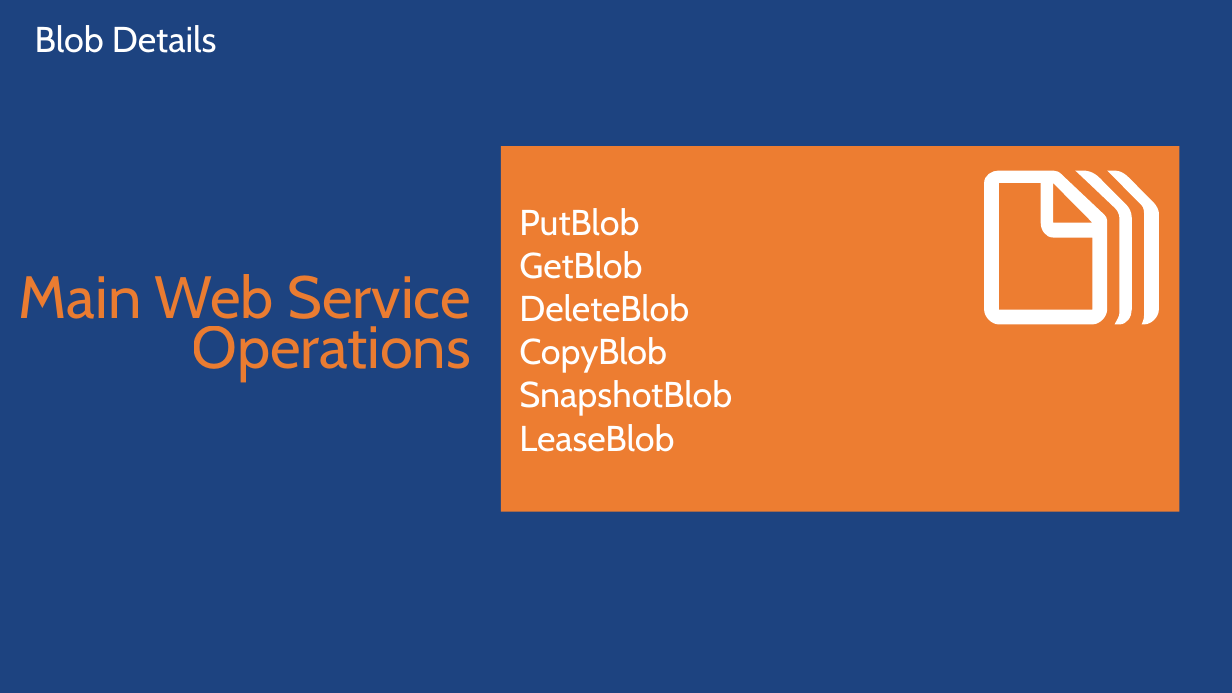
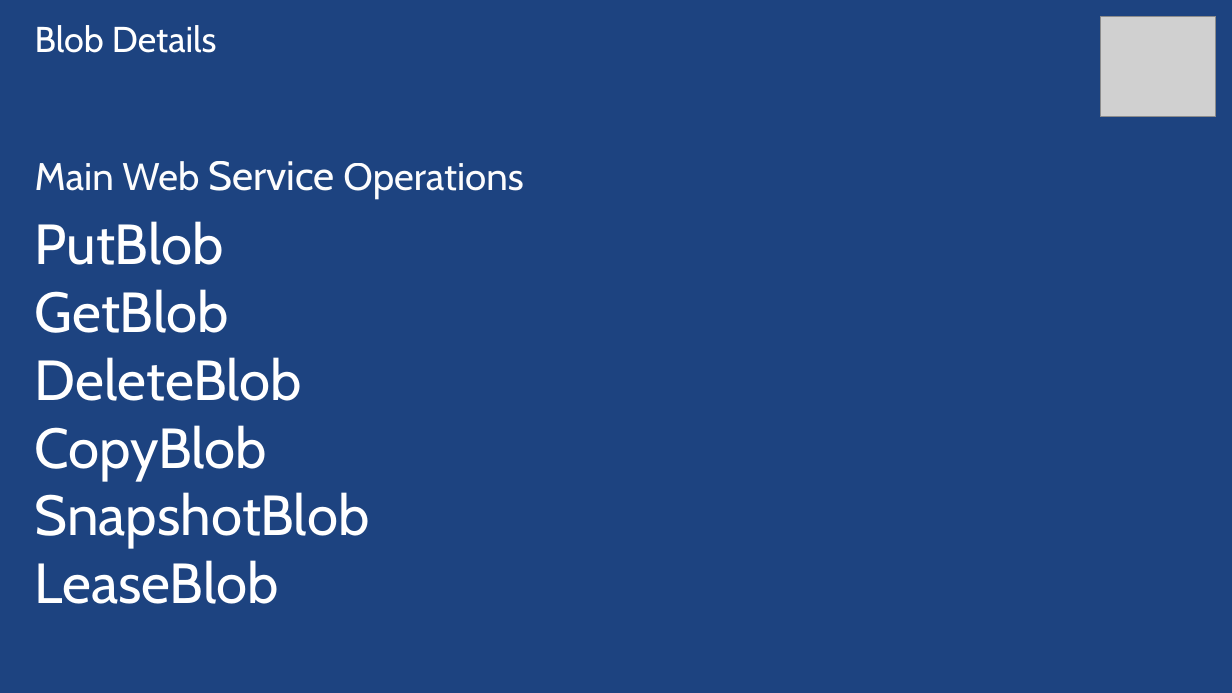
Before and after one commit to sack212/BasicAzureCamp, a slide deck: slide 5 of Data-Storage/Data-Storage.pptx (slide 24 before the commit). Drawn at 1232x693 pixels with LibreOffice and Linux fonts; fonts in the diff are those of the drawing; grey boxes stand for pictures. Boxes give left, top, right and bottom in pixels: in the first picture for what was removed or moved away, otherwise in the second. Text is boxed around its words. In the diff, an @@ line names an element or a change of style, - is before the commit and + after.

```diff
--- a/Data-Storage/Data-Storage.pptx
+++ b/Data-Storage/Data-Storage.pptx
@@ picture added at box(1101, 17, 1216, 117) @@
@@ text "Main Web Service Operations": place and size @@
-text "Main Web Service Operations" at box(19, 274, 471, 381)
+text "Main Web Service Operations" at box(35, 161, 523, 199)
@@ text "Main Web Service Operations" at box(35, 161, 523, 199): size 46.5 to 30 pt in "Main Web Operations"; size 46.5 to 32 pt in "Service"; text colour #ED7D31 to #FFFFFF; alignment right to left; indent changed; line spacing 0.7 to 0.9; less space between paragraphs; vertical alignment middle to bottom @@
@@ freeform shape removed at box(984, 170, 1159, 324) @@
@@ text "PutBlob": place and size @@
-text "PutBlob" at box(501, 146, 1179, 512)
+text "PutBlob" at box(35, 221, 370, 604)
@@ text "PutBlob" at box(35, 221, 370, 604): size 28 to 44 pt; indent changed; vertical alignment middle to top; fill #ED7D31 to none @@
```
Also in this commit, not shown: 2 other slides changed, 2 other files.
